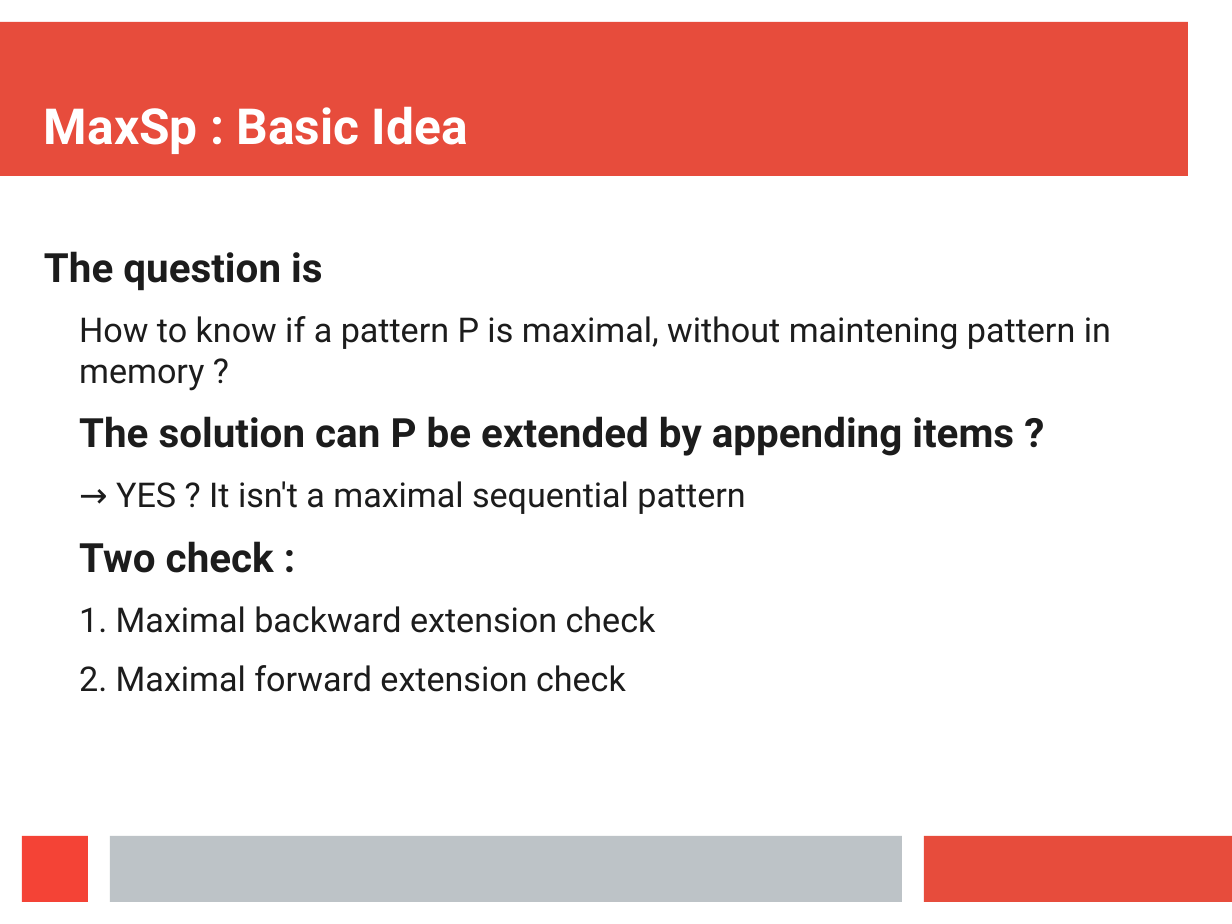
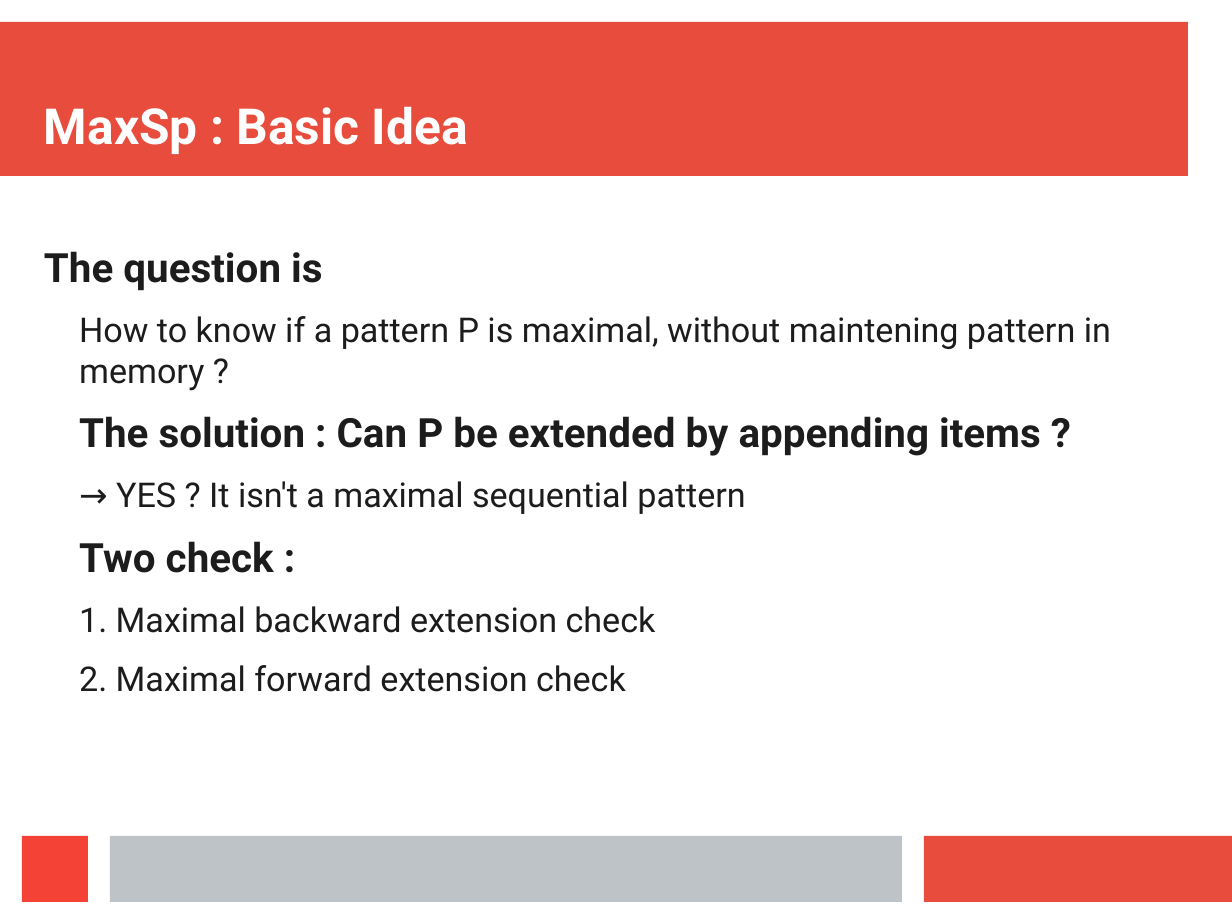
Before and after one commit to Symeon94/iaseminar, a slide deck: slide 46 of presentation/Presentation.odp (slide 45 before the commit). Drawn at 1232x924 pixels with LibreOffice and Linux fonts; fonts in the diff are those of the drawing. Boxes give left, top, right and bottom in pixels: in the first picture for what was removed or moved away, otherwise in the second. Text is boxed around its words. In the diff, an @@ line names an element or a change of style, - is before the commit and + after.

```diff
--- a/presentation/Presentation.odp
+++ b/presentation/Presentation.odp
@@ text at (79, 416, 1041, 456): text changed @@
-The solution can P be extended by appending items ?
+The solution : Can P be extended by appending items ?
```
Also in this commit, not shown: 26 other slides changed, 1 slide added.
